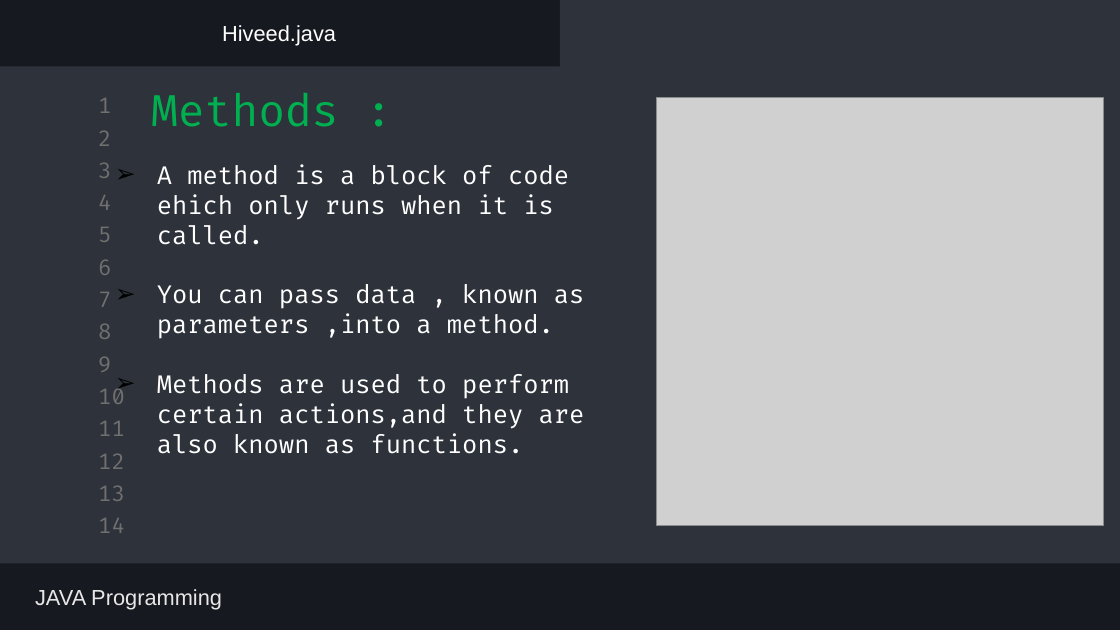
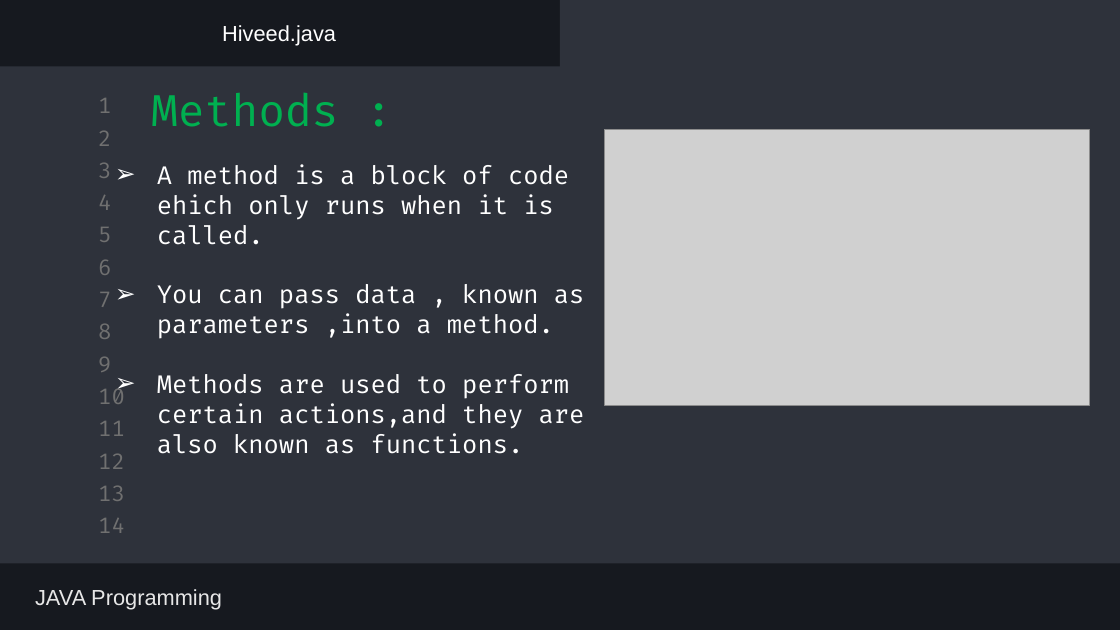
Before and after one commit to The-HiveEd/Notes, a slide deck: slide 5 of JAVA PPT/Day3.pptx. Drawn at 1120x630 pixels with LibreOffice and Linux fonts; fonts in the diff are those of the drawing; grey boxes stand for pictures. Boxes give left, top, right and bottom in pixels: in the first picture for what was removed or moved away, otherwise in the second. Text is boxed around its words. In the diff, an @@ line names an element or a change of style, - is before the commit and + after.

```diff
--- a/JAVA PPT/Day3.pptx
+++ b/JAVA PPT/Day3.pptx
@@ picture: place and size @@
-picture at box(656, 97, 1103, 525)
+picture at box(605, 129, 1090, 404)
@@ text "A method is a block ..." at box(157, 164, 585, 454): bullet colour #000000 to #FFFFFF @@
```
Also in this commit, not shown: 7 other slides changed, 15 other files.
